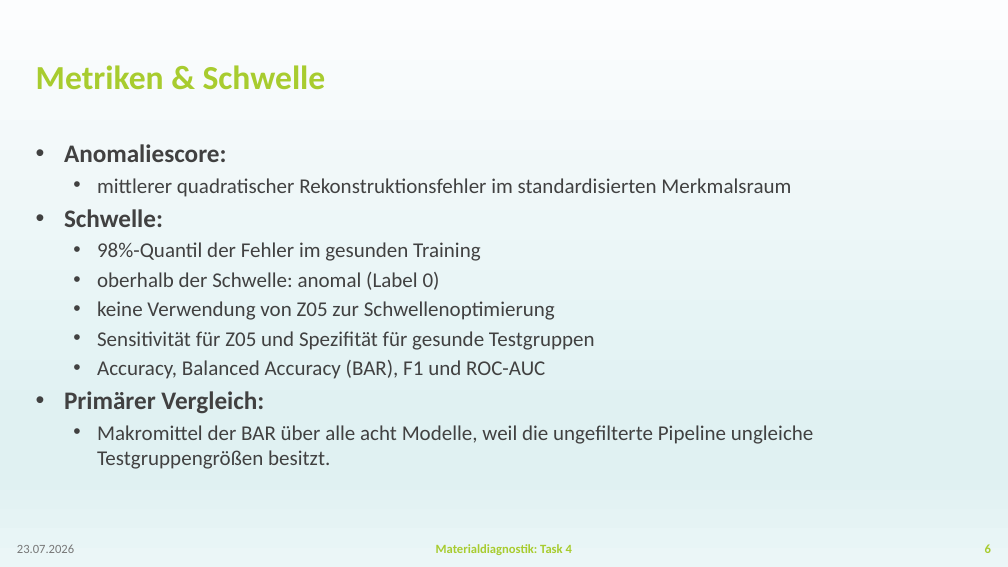
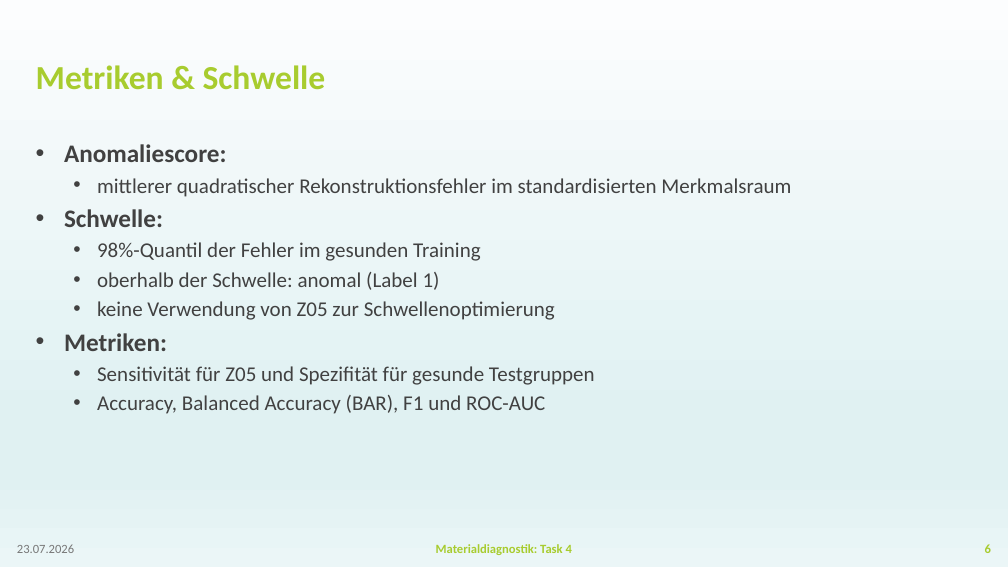
Before and after one commit to BGielczynski/AI_diagnostics, a slide deck: slide 6 of Task_4/Presentation_Task4.pptx. Drawn at 1008x567 pixels with LibreOffice and Linux fonts; fonts in the diff are those of the drawing; background and template pictures are left out. Boxes give left, top, right and bottom in pixels: in the first picture for what was removed or moved away, otherwise in the second. Text is boxed around its words. In the diff, an @@ line names an element or a change of style, - is before the commit and + after.

```diff
--- a/Task_4/Presentation_Task4.pptx
+++ b/Task_4/Presentation_Task4.pptx
@@ text at [97,272,440,290]: text changed @@
-  • oberhalb der Schwelle: anomal (Label 0)
+  • oberhalb der Schwelle: anomal (Label 1)
@@ text at [64,333,167,351]: paragraph added @@
+• Metriken:
@@ text at [64,391,813,469]: paragraphs removed @@
-• Primärer Vergleich:
-  • Makromittel der BAR über alle acht Modelle, weil die ungefilterte Pipeline ungleiche Testgruppengrößen besitzt.
```
Also in this commit, not shown: 4 other slides changed.
